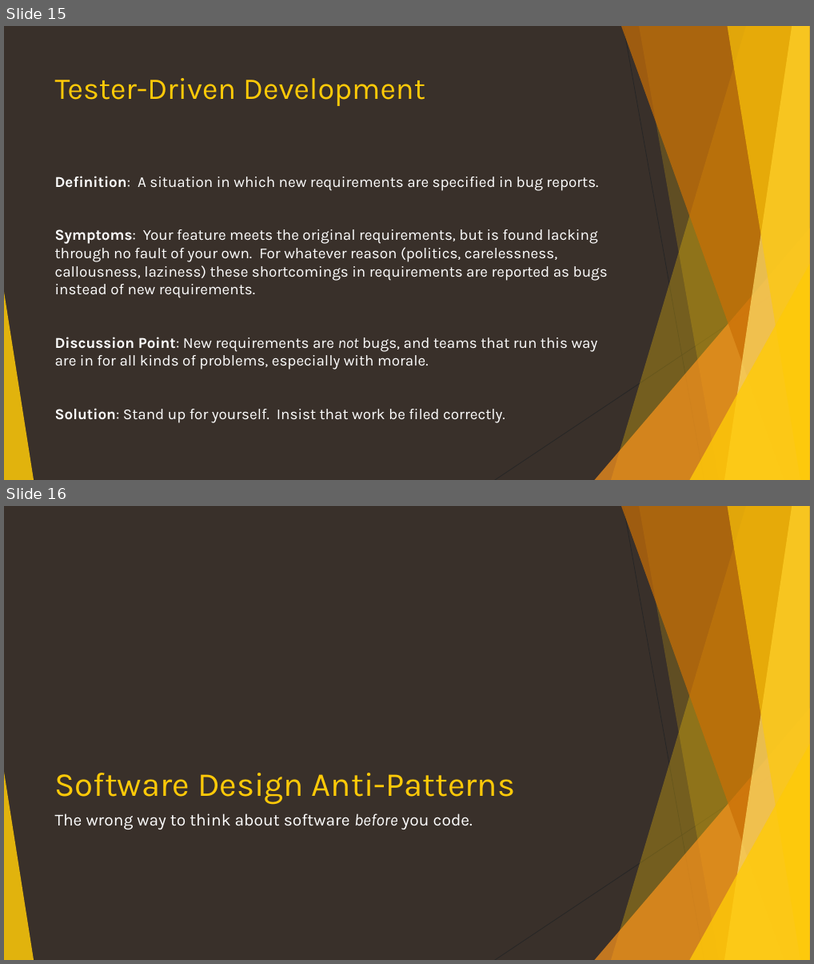
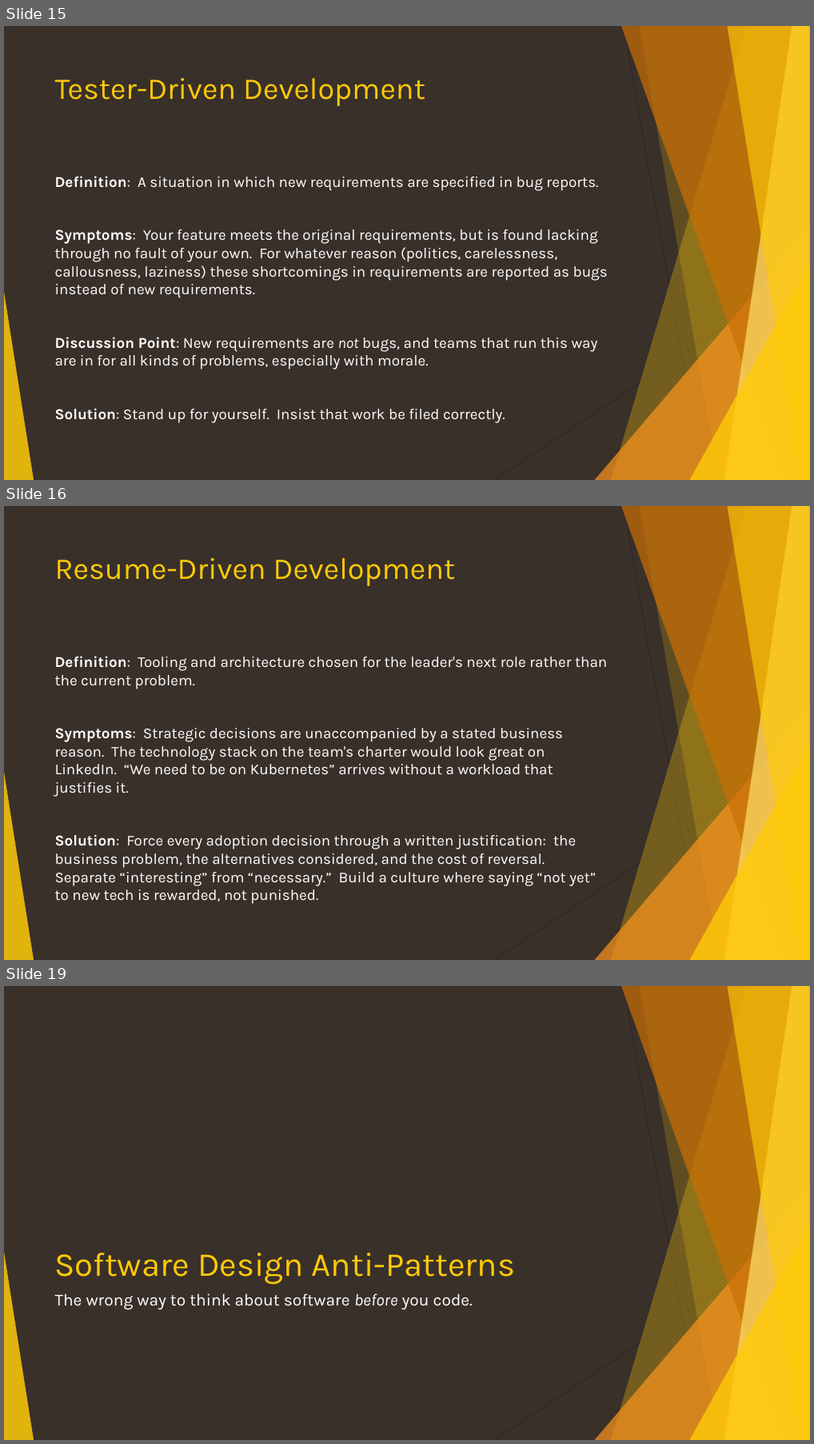
Before and after one commit to ericburcham/anti-patterns, a slide deck: anti-patterns.pptx. Shown one above the other, each under a label of ours: slides 15 and 16 before the commit, slides 15, 16 and 19 after it; the slides between them are not shown. The pictures are 814x964 and 814x1444 pixels, drawn with LibreOffice and Linux fonts; fonts in the diff are those of the drawing. Boxes give left, top, right and bottom in pixels: in the first picture for what was removed or moved away, otherwise in the second. Text is boxed around its words. In the diff, an @@ line names an element or a change of style, - is before the commit and + after.

```diff
--- a/anti-patterns.pptx
+++ b/anti-patterns.pptx
@@ slide 16 added at bbox=[4, 506, 810, 960], background #39302A; not listed: 10 template elements that a slide beside it also shows @@
@@ title added at bbox=[55, 558, 456, 586], 36 pt, text #FFCA08 @@
+Resume-Driven Development
@@ text added at bbox=[55, 656, 607, 904], 18 pt, text #FFFFFF @@
+Definition: Tooling and architecture chosen for the leader's next role rather than the current problem.
+Symptoms: Strategic decisions are unaccompanied by a stated business reason. The technology stack on the team's charter would look great on LinkedIn. “We need to be on Kubernetes” arrives without a workload that justifies it.
+Solution: Force every adoption decision through a written justification: the business problem, the alternatives considered, and the cost of reversal. Separate “interesting” from “necessary.” Build a culture where saying “not yet” to new tech is rewarded, not punished.
@@ what was slide 16 is now slide 19 @@
```
Also in this commit, not shown: 1 slide changed, 11 other slides added.
